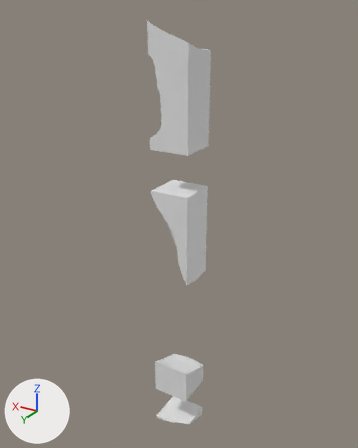
Two versions of the glTF model assets/terrain/surface_pieces/surf_33_6.glb, one commit apart.
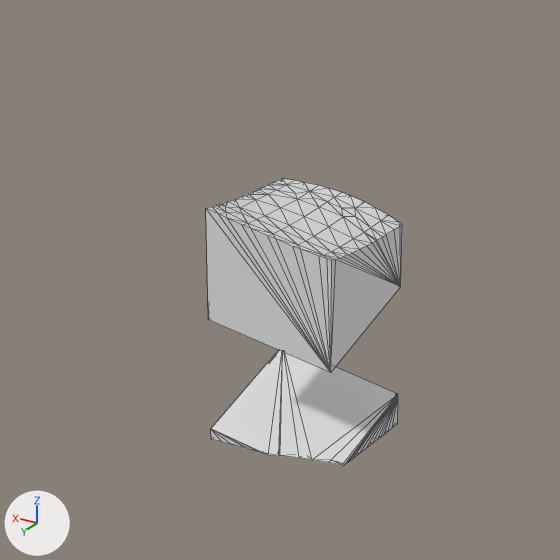
There are two pictures of each version: one whole from a 50 mm camera at (28.2, 126.5, -0.2) aimed at (58.4, 76.1, -25.4), one close up on the part from 29% to 68% of the width and 69% to 100% of the height. The axes (+X, +Y, +Z) are drawn at lower left. The lights are the same throughout. The last two pictures show the newer version. The close-ups show mesh edges as thin lines. Where no turn or scale is listed for an object, it has been applied to the vertices.

Script lines for the objects in view, before the commit:
```python
me_layer_11 = bpy.data.meshes.new('layer_11')
me_layer_11.from_pydata(...)  # 95 vertices, 186 faces; spans x 55.0..60.0, y 75.0..80.0, z -57.2..-55.0
me_layer_9 = bpy.data.meshes.new('layer_9')
me_layer_9.from_pydata(...)  # 94 vertices, 184 faces; spans x 55.0..60.0, y 75.0..80.0, z -50.0..-45.13
ob_layer_11 = bpy.data.objects.new('layer_11', me_layer_11)
ob_layer_11.location = (0.0, 0.0, 0.0)
ob_layer_9 = bpy.data.objects.new('layer_9', me_layer_9)
ob_layer_9.location = (0.0, 0.0, 0.0)
```
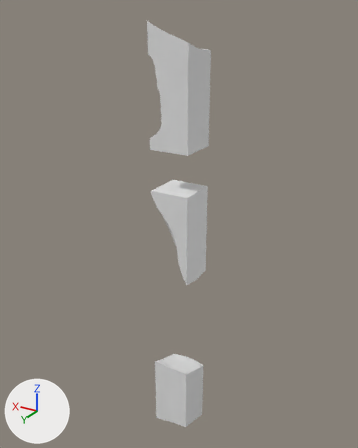
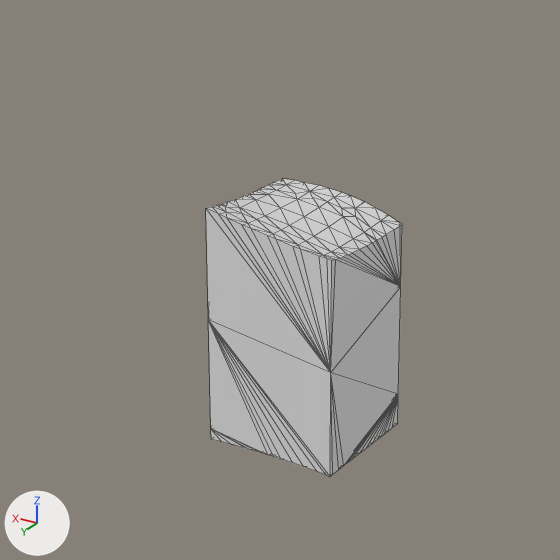
What differs and where, as boxes (x1, y1, x2, y2) in the close-ups (560 x 560 px):
'layer_10', added: after (208, 287, 401, 476)
'layer_11', unchanged, covered by the edit: before (211, 350, 398, 466); after (211, 395, 398, 464)

The edits, one by one:
Mesh me_layer_10 is new.
It has 27 vertices, 50 faces and spans x 55.0..60.0, y 75.0..80.0, z -55.0..-50.0.
Object 'layer_10' (ob_layer_10) is new; it shows me_layer_10.
Its location is (0.0, 0.0, 0.0).
